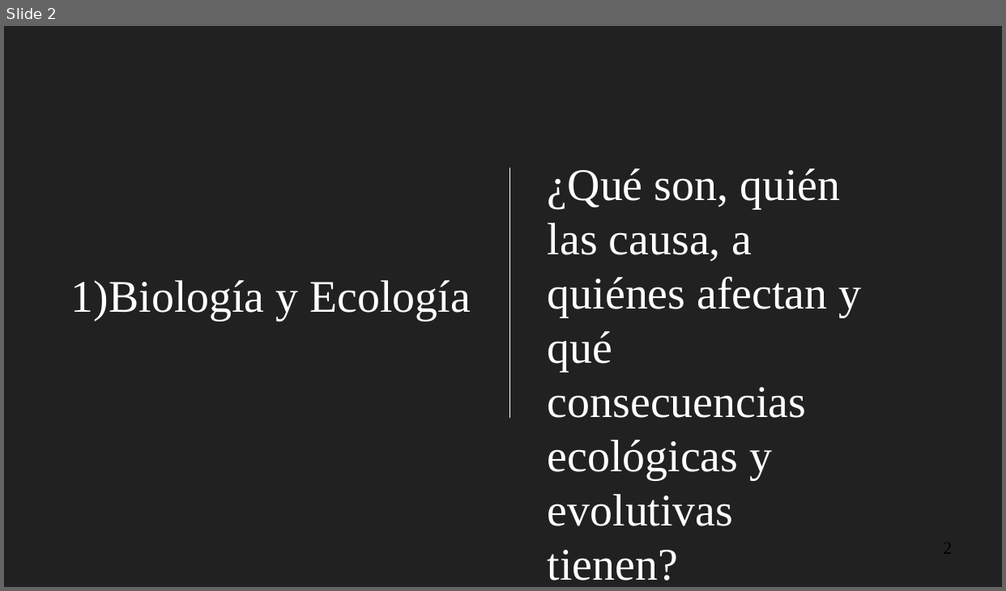
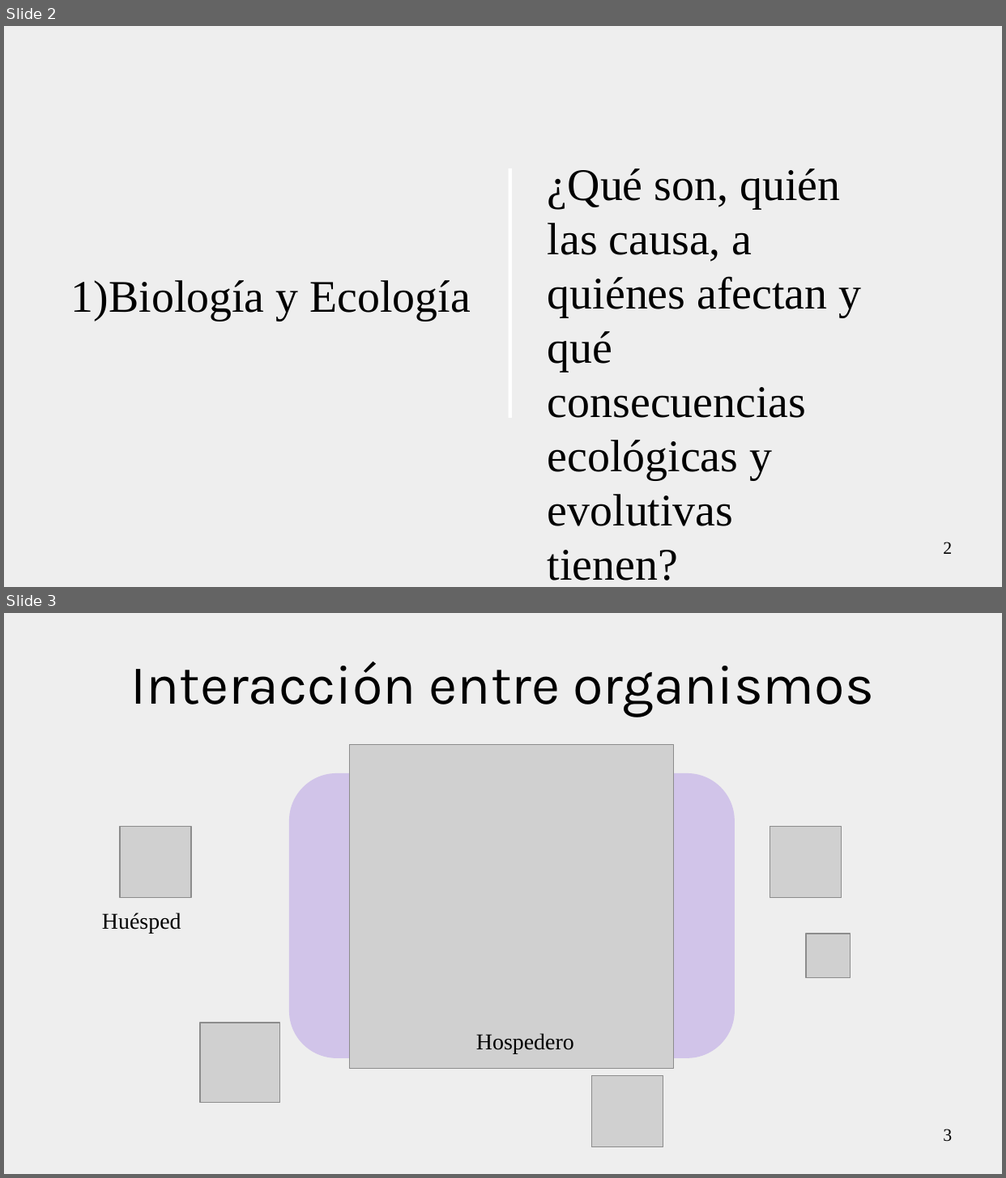
Before and after one commit to gerardommc/Medicina-Cons, a slide deck: Infecciosas.odp. Shown one above the other, each under a label of ours: slide 2 before the commit, slides 2 and 3 after it. The pictures are 1006x591 and 1006x1178 pixels, drawn with LibreOffice and Linux fonts; fonts in the diff are those of the drawing; grey boxes stand for pictures. Boxes give left, top, right and bottom in pixels: in the first picture for what was removed or moved away, otherwise in the second. Text is boxed around its words. In the diff, an @@ line names an element or a change of style, - is before the commit and + after.

```diff
--- a/Infecciosas.odp
+++ b/Infecciosas.odp
@@ slide 3 added at (4, 613, 1002, 1174), background #EEEEEE @@
@@ title added at (130, 662, 874, 717), 44 pt, text #000000 @@
+Interacción entre organismos
@@ picture added at (350, 745, 674, 1069) @@
@@ rounded rectangle added at (289, 773, 735, 1059), fill #D1C4E9 @@
@@ picture added at (120, 827, 191, 898) @@
@@ picture added at (770, 827, 842, 898) @@
@@ text added at (102, 913, 181, 933), 18 pt, text #000000 @@
+Huésped
@@ picture added at (807, 934, 850, 978) @@
@@ picture added at (201, 1023, 281, 1104) @@
@@ text added at (476, 1033, 574, 1054), 18 pt, text #000000 @@
+Hospedero
@@ picture added at (593, 1076, 664, 1148) @@
@@ page number added at (943, 1129, 952, 1142), 14 pt, text #000000 @@
+3
@@ slide 2 changed as well @@
@@ background #212121 to #EEEEEE @@
@@ subtitle "Biología y Ecología" at (71, 280, 471, 321): text colour #FFFFFF to #000000; bullet colour #FFFFFF to #000000 @@
@@ line (510, 169) - (510, 418): stroke #FFFFFF 0 pt to #FFFFFF 2.83 pt @@
@@ text "¿Qué son, quién las causa, ..." at (548, 169, 861, 581): text colour #FFFFFF to #000000 @@
@@ page number added at (943, 542, 952, 554), 14 pt, text #000000 @@
+2
```
Also in this commit, not shown: 1 other slide changed, 7 other slides added, 17 other files.
